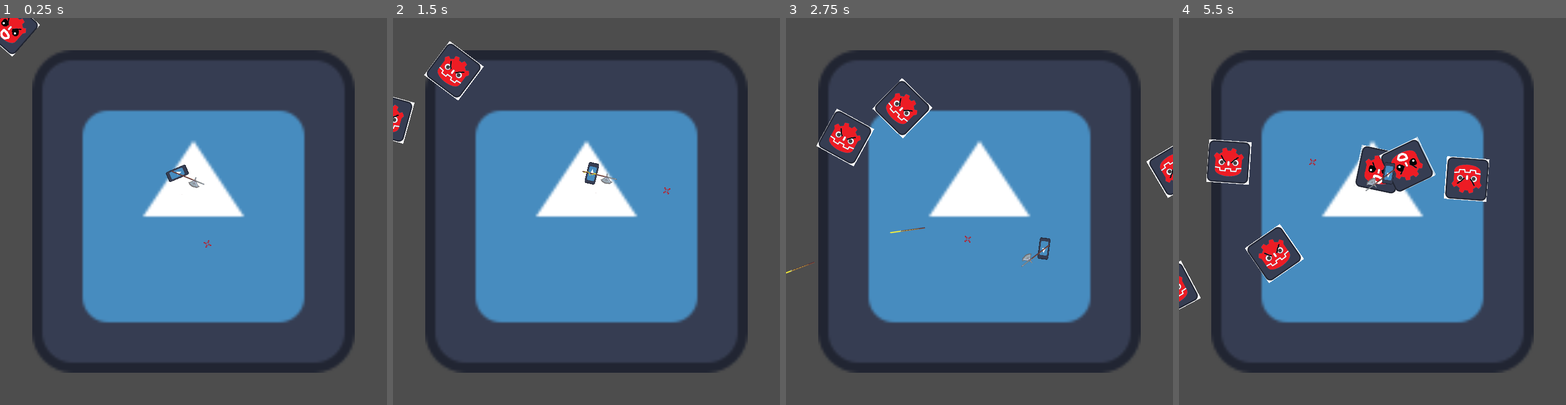
Above: before the commit, frames 1-4 (left to right).
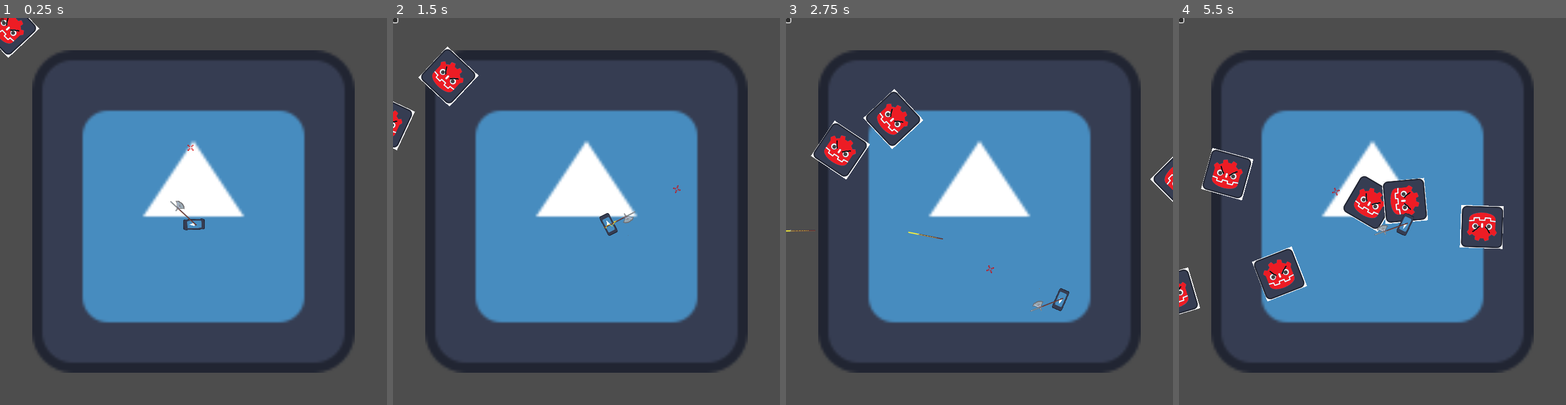
Above: after the commit, the same moments.

Repository: pkettune/halberd_arena
Game: Godot game, scene res://scenes/Main.tscn
Same seed, same stepped clock (60 frames per second), same inputs: the game is played once before the commit and once after it. The engine's default icon, where the game draws it, is replaced by a stand-in: a white triangle on a blue panel in a dark square.
Inputs (mouse positions are in pixels of both pictures, inside the frame that each line leads up to):
- Up to frame 1 (0.25 s): no input
- Up to frame 2 (1.5 s): click (396, 21) at 0.52 s; move the mouse to (671, 192) at 1.27 s; hold D (right) from 1.28 s (still down); hold Right mouse button (throw) from 1.28 s (still down)
- Up to frame 3 (2.75 s): move the mouse to (902, 230) at 2.02 s; release D (right) at 2.03 s; release Right mouse button (throw) at 2.03 s; hold S (down) from 2.03 s (still down); click (902, 230) at 2.1 s; right-click (902, 230) at 2.3 s
- Up to frame 4 (5.5 s): move the mouse to (1411, 126) at 2.77 s; release S (down) at 2.78 s; hold D (right) 2.78-3.53 s; hold Right mouse button (throw) 2.78-3.53 s; move the mouse to (1353, 288) at 3.52 s; hold W (up) 3.53-4.28 s; right-click (1353, 288) at 3.6 s; move the mouse to (1488, 269) at 4.27 s; press the mouse at (1488, 269) at 4.28 s; hold A (left) from 4.28 s (still down); right-click (1488, 269) at 4.55 s; move the mouse to (1256, 153) at 5.02 s; release the mouse at (1256, 153) at 5.03 s; right-click (1256, 153) at 5.1 s

The runs differ from the first frame. In frame 1, 0.7% of the frame differs, in the area x 0-55%, y 0-60%; in frame 2, 1.5%; in frame 3, 2.8%; in frame 4, 8.5%, in the area x 0-84%, y 0-77%.

Commit message:
enemy death animation + timer

Diff:
--- a/scenes/HUD.tscn
+++ b/scenes/HUD.tscn
@@ -1,9 +1,15 @@
 [gd_scene format=3 uid="uid://ds7ysl744osi7"]
 
-[node name="HUD" type="Control"]
-layout_mode = 3
-anchors_preset = 15
-anchor_right = 1.0
-anchor_bottom = 1.0
-grow_horizontal = 2
-grow_vertical = 2
+[node name="HUD" type="CanvasLayer"]
+
+[node name="ScoreLabel" type="Label" parent="."]
+offset_right = 40.0
+offset_bottom = 23.0
+
+[node name="MessageLabel" type="Label" parent="."]
+offset_right = 40.0
+offset_bottom = 23.0
+
+[node name="Button" type="Button" parent="."]
+offset_right = 8.0
+offset_bottom = 8.0
--- a/scenes/Main.tscn
+++ b/scenes/Main.tscn
@@ -18,7 +18,7 @@
 [node name="HUD" parent="." instance=ExtResource("3_exrj4")]
 
 [node name="Player" parent="." instance=ExtResource("2_8axoe")]
-position = Vector2(330, 289)
+position = Vector2(361, 384)
 
 [node name="Weapon" parent="Player" instance=ExtResource("5_67alg")]
 position = Vector2(-347, -370)
--- a/scenes/arena.tscn
+++ b/scenes/arena.tscn
@@ -17,7 +17,7 @@
 
 [node name="Floor" type="Area2D" parent="."]
 collision_layer = 8
-collision_mask = 15
+collision_mask = 0
 monitorable = false
 
 [node name="Logo" type="Sprite2D" parent="Floor"]
--- a/scenes/enemy.tscn
+++ b/scenes/enemy.tscn
@@ -1,8 +1,9 @@
-[gd_scene load_steps=9 format=3 uid="uid://cgqmq6n48ndpq"]
+[gd_scene load_steps=10 format=3 uid="uid://cgqmq6n48ndpq"]
 
 [ext_resource type="Script" path="res://scripts/enemy.gd" id="1_o80ey"]
 [ext_resource type="Script" path="res://scripts/Hurtbox.gd" id="3_tfr72"]
 [ext_resource type="Texture2D" uid="uid://mglti6ybt4m4" path="res://pictures/enemy_damage_sheet.png" id="4_2n0up"]
+[ext_resource type="Texture2D" uid="uid://db1k5a0cer6fg" path="res://pictures/enemy_die_text.png" id="4_hpli6"]
 
 [sub_resource type="AtlasTexture" id="AtlasTexture_ptoty"]
 atlas = ExtResource("4_2n0up")
@@ -61,8 +62,15 @@
 shape = SubResource("RectangleShape2D_in4ph")
 
 [node name="CollisionShape2D" type="CollisionShape2D" parent="."]
-position = Vector2(6.25849e-07, 2.563e-06)
+position = Vector2(1.49012e-07, 1.13249e-06)
 shape = SubResource("RectangleShape2D_dydr7")
+
+[node name="DyingText" type="Sprite2D" parent="."]
+visible = false
+position = Vector2(0, -6.55)
+scale = Vector2(0.2, 0.2)
+texture = ExtResource("4_hpli6")
+hframes = 3
 
 [connection signal="area_entered" from="Hurtbox" to="." method="_on_area_entered"]
 [connection signal="area_entered" from="Hurtbox" to="Hurtbox" method="_on_area_entered"]
--- a/scenes/player.tscn
+++ b/scenes/player.tscn
@@ -9,7 +9,7 @@
 size = Vector2(16, 36)
 
 [sub_resource type="RectangleShape2D" id="RectangleShape2D_0y8mp"]
-size = Vector2(16.3516, 36.2708)
+size = Vector2(14.7958, 28.8424)
 
 [node name="Player" type="Node2D" node_paths=PackedStringArray("crosshair")]
 script = ExtResource("1_fli1f")
@@ -33,7 +33,7 @@
 script = ExtResource("2_3ytr2")
 
 [node name="CollisionShape2D" type="CollisionShape2D" parent="PlayerBody/PlayerHurtBox"]
-position = Vector2(0.334019, 0.263596)
+position = Vector2(0.149494, 0.403629)
 shape = SubResource("RectangleShape2D_0y8mp")
 
 [node name="Crosshair" type="Node2D" parent="."]
--- a/scenes/weapon.tscn
+++ b/scenes/weapon.tscn
@@ -50,7 +50,7 @@
 collision_mask = 0
 
 [node name="WeaponSprite" type="Sprite2D" parent="Halberd"]
-position = Vector2(16, -15)
+position = Vector2(22, -19)
 texture = ExtResource("2_bj3mr")
 hframes = 8
 
@@ -61,7 +61,7 @@
 script = ExtResource("3_yj8vd")
 
 [node name="CollisionShape2D" type="CollisionShape2D" parent="Halberd/HitBox"]
-position = Vector2(17.0089, -12.9142)
+position = Vector2(24.3505, -18.2536)
 rotation = 0.785397
 shape = SubResource("CapsuleShape2D_7d643")
 
@@ -78,5 +78,4 @@
 [node name="PowerTimer" type="Timer" parent="."]
 wait_time = 0.7
 
-[connection signal="animation_finished" from="AnimationPlayer" to="Halberd" method="_on_animation_player_animation_finished"]
 [connection signal="timeout" from="PowerTimer" to="." method="_on_power_timer_timeout"]
--- a/scripts/enemy.gd
+++ b/scripts/enemy.gd
@@ -1,16 +1,16 @@
 class_name Enemy
 extends CharacterBody2D
-
-@onready var animation := $AnimatedSprite2D
 
 var enemy = self
 
 @export var player_scene: PackedScene = preload("res://scenes/player.tscn")
+
 @onready var player = get_node("/root/Main/Player/")
-
+@onready var animation := $AnimatedSprite2D
+#@onready var dying_text := $DyingText
 
 @export var speed = 100
-@export var health = 10
+@export var health = 7
 
 func _physics_process(_delta):
 
@@ -23,8 +23,9 @@
 		move_and_slide()
 
 func _on_area_entered(area):
-	animation.play("hurt")
 	health -= 1
 
 	if health <= 0:
+		animation.play("hurt")
+		await get_tree().create_timer(0.2).timeout
 		queue_free()
--- a/scripts/player.gd
+++ b/scripts/player.gd
@@ -33,18 +33,9 @@
 	crosshair.position = Vector2(aim_radius, 0)
 
 
-
-func _on_player_hurt_box_area_entered(area):
-	print("ouch")
+func _on_player_hurt_box_body_entered(body):
+	print("oof")
 	health -= 1
 
 	if health <= 0:
 		queue_free()
-
-#
-#func _on_player_hurt_box_body_entered(body):
-#	print("oof")
-#	health -= 1
-#
-#	if health <= 0:
-#		queue_free()
--- a/scripts/weapon.gd
+++ b/scripts/weapon.gd
@@ -45,13 +45,12 @@
 			$AudioStreamPlayer2D.play()
 		if (position <= Vector2(-25.0, 0.0)):
 			position = Vector2(-27.0, -0.5)
-			_on_animation_player_animation_finished("power_up")
 
 	if Input.is_action_just_released("throw"):
-		shoot(ProjectileScene)
-		anim_player.stop()
-		elapsed = 0.0
-		rotation = 0
+			shoot(ProjectileScene)
+			anim_player.stop()
+			elapsed = 0.0
+			rotation = 0
 
 func shoot(projectile:PackedScene) -> void:
 	var projectile_instance := projectile.instantiate()
@@ -59,9 +58,5 @@
 	projectile_instance.direction = global_position.direction_to(projectile_instance.position)
 	add_child(projectile_instance)
 
-func _on_animation_player_animation_finished(_anim_name):
-	anim_player.speed_scale = 0
-
-
 func _on_power_timer_timeout():
 	pass
Binary file added: hurt_text.png
Not shown, added: hurt_text.png.import
Binary file added: pictures/enemy_die_text.png
Not shown, added: pictures/enemy_die_text.png.import
